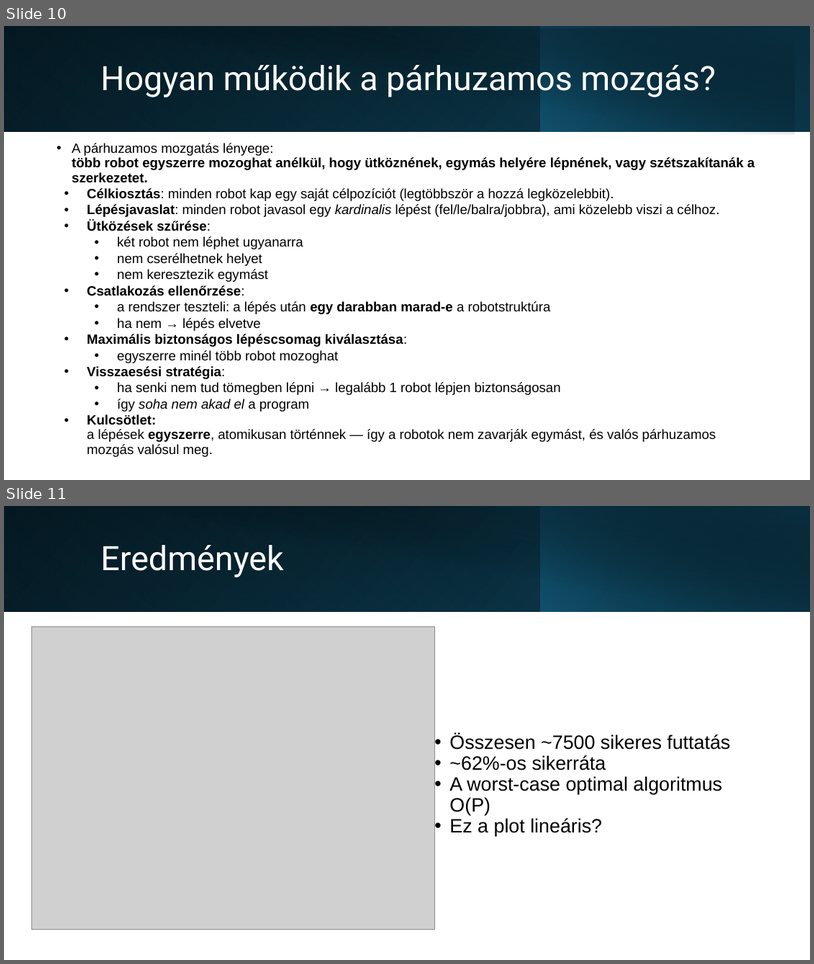
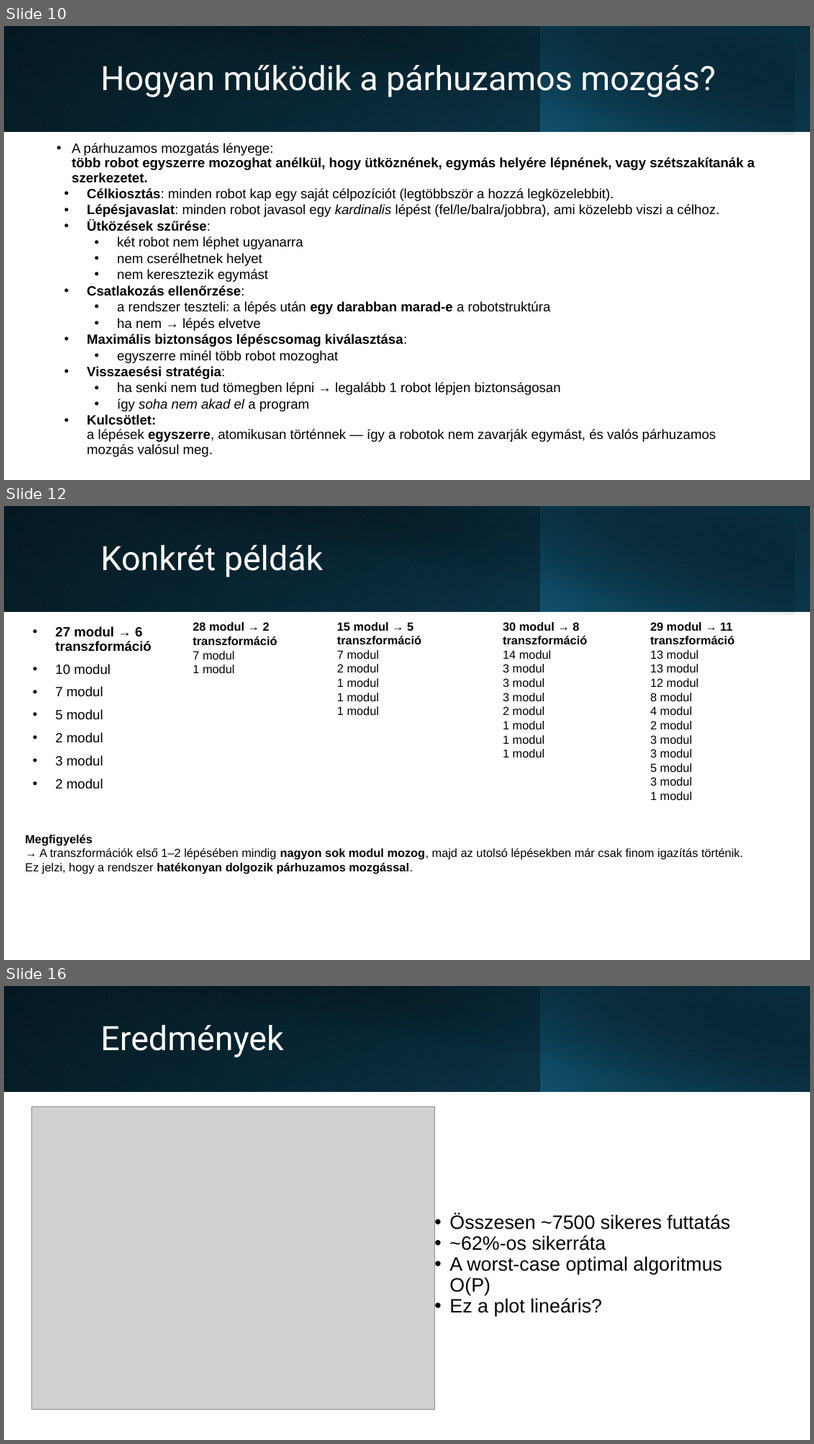
Before and after one commit to xlykoi/Szamitogepes-halozatok, a slide deck: Short_presentation.pptx. Shown one above the other, each under a label of ours: slides 10 and 11 before the commit, slides 10, 12 and 16 after it; the slides between them are not shown. The pictures are 814x964 and 814x1444 pixels, drawn with LibreOffice and Linux fonts; fonts in the diff are those of the drawing; grey boxes stand for pictures. Boxes give left, top, right and bottom in pixels: in the first picture for what was removed or moved away, otherwise in the second. Text is boxed around its words. In the diff, an @@ line names an element or a change of style, - is before the commit and + after.

```diff
--- a/Short_presentation.pptx
+++ b/Short_presentation.pptx
@@ slide 12 added at bbox=[4, 506, 810, 960], background #FFFFFF @@
@@ rectangle added at bbox=[4, 506, 810, 611], fill gradient #000000 to #0F4861 @@
@@ rectangle added at bbox=[4, 506, 541, 611], fill gradient #156082 to #0A3041 @@
@@ rectangle added at bbox=[19, 508, 795, 614], fill gradient #000000 to #0A3041 @@
@@ rectangle added at bbox=[540, 506, 810, 611], fill gradient #156082 to #000000 @@
@@ title added at bbox=[100, 545, 323, 577], 40 pt, text #FFFFFF @@
+Konkrét példák
@@ text added at bbox=[55, 626, 151, 789], 16 pt, text #000000 @@
+• 27 modul → 6 transzformáció
+• 10 modul
+• 7 modul
+• 5 modul
+• 2 modul
+• 3 modul
+• 2 modul
@@ text added at bbox=[193, 622, 277, 673], 14 pt, text #000000, bold @@
+28 modul → 2 transzformáció
+7 modul
+1 modul
@@ text added at bbox=[337, 622, 422, 715], 14 pt, text #000000 @@
+15 modul → 5 transzformáció
+7 modul
+2 modul
+1 modul
+1 modul
+1 modul
@@ text added at bbox=[503, 622, 587, 757], 14 pt, text #000000 @@
+30 modul → 8 transzformáció
+14 modul
+3 modul
+3 modul
+3 modul
+2 modul
+1 modul
+1 modul
+1 modul
@@ text added at bbox=[651, 622, 735, 800], 14 pt, text #000000 @@
+29 modul → 11 transzformáció
+13 modul
+13 modul
+12 modul
+8 modul
+4 modul
+2 modul
+3 modul
+3 modul
+5 modul
+3 modul
+1 modul
@@ text added at bbox=[25, 834, 743, 874], 14 pt, text #000000 @@
+Megfigyelés
+→ A transzformációk első 1–2 lépésében mindig nagyon sok modul mozog, majd az utolsó lépésekben már csak finom igazítás történik.
+Ez jelzi, hogy a rendszer hatékonyan dolgozik párhuzamos mozgással.
@@ what was slide 11 is now slide 16 @@
```
Also in this commit, not shown: 4 other slides added.
